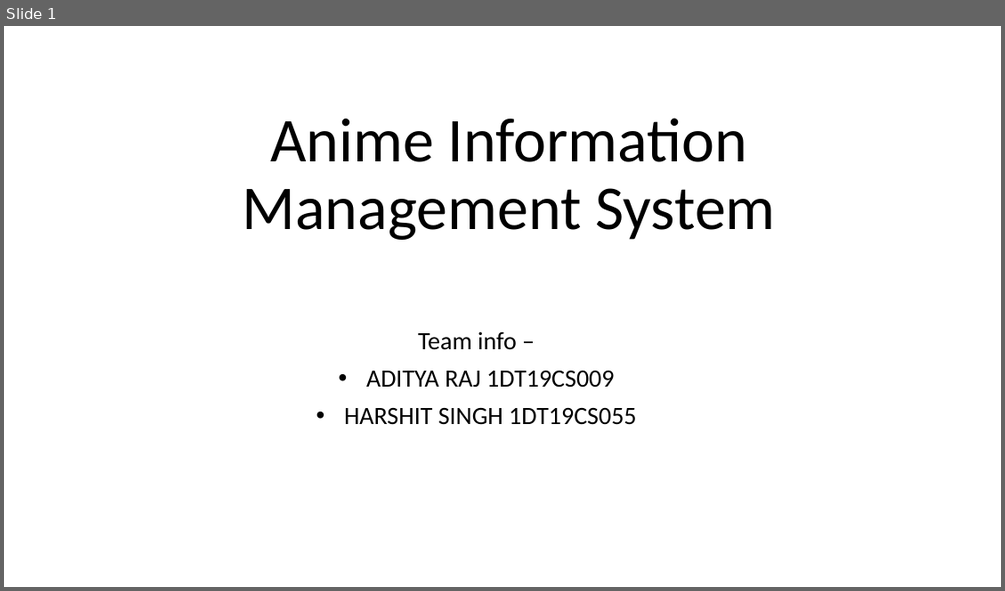
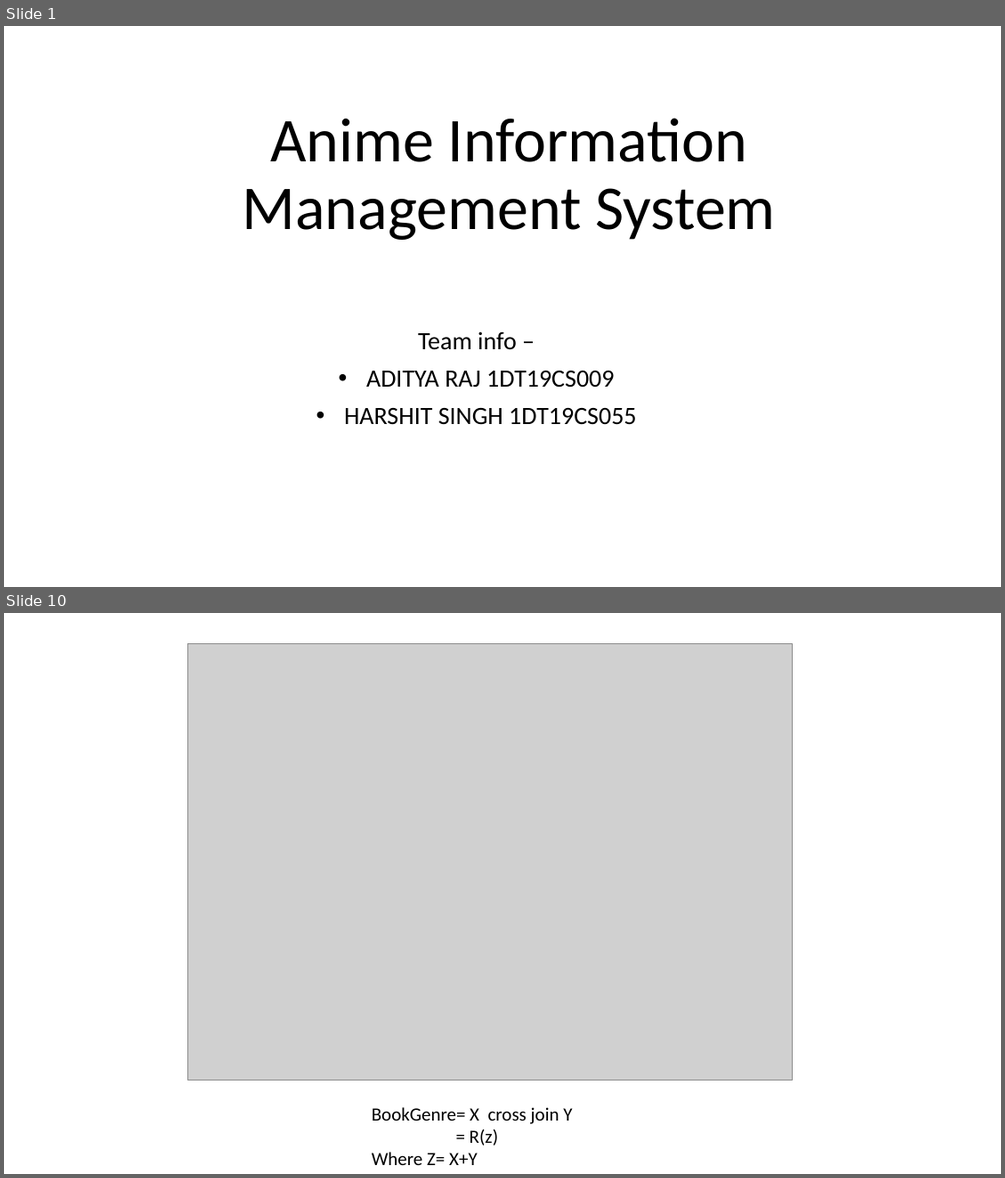
Before and after one commit to AdityaRaj1440/DB_miniproj, a slide deck: db.pptx. Shown one above the other, each under a label of ours: slide 1 before the commit, slides 1 and 10 after it; the slides between them are not shown. The pictures are 1005x591 and 1005x1178 pixels, drawn with LibreOffice and Linux fonts; fonts in the diff are those of the drawing; grey boxes stand for pictures. Boxes give left, top, right and bottom in pixels: in the first picture for what was removed or moved away, otherwise in the second. Text is boxed around its words. In the diff, an @@ line names an element or a change of style, - is before the commit and + after.

```diff
--- a/db.pptx
+++ b/db.pptx
@@ slide 10 added at [4, 613, 1001, 1174], background #FFFFFF @@
@@ picture added at [188, 643, 792, 1079] @@
@@ text added at [372, 1107, 572, 1165], 18 pt, text #000000 @@
+BookGenre= X cross join Y
+= R(z)
+Where Z= X+Y
```
Also in this commit, not shown: 3 slides changed, 8 other slides added, 4 slides removed.
